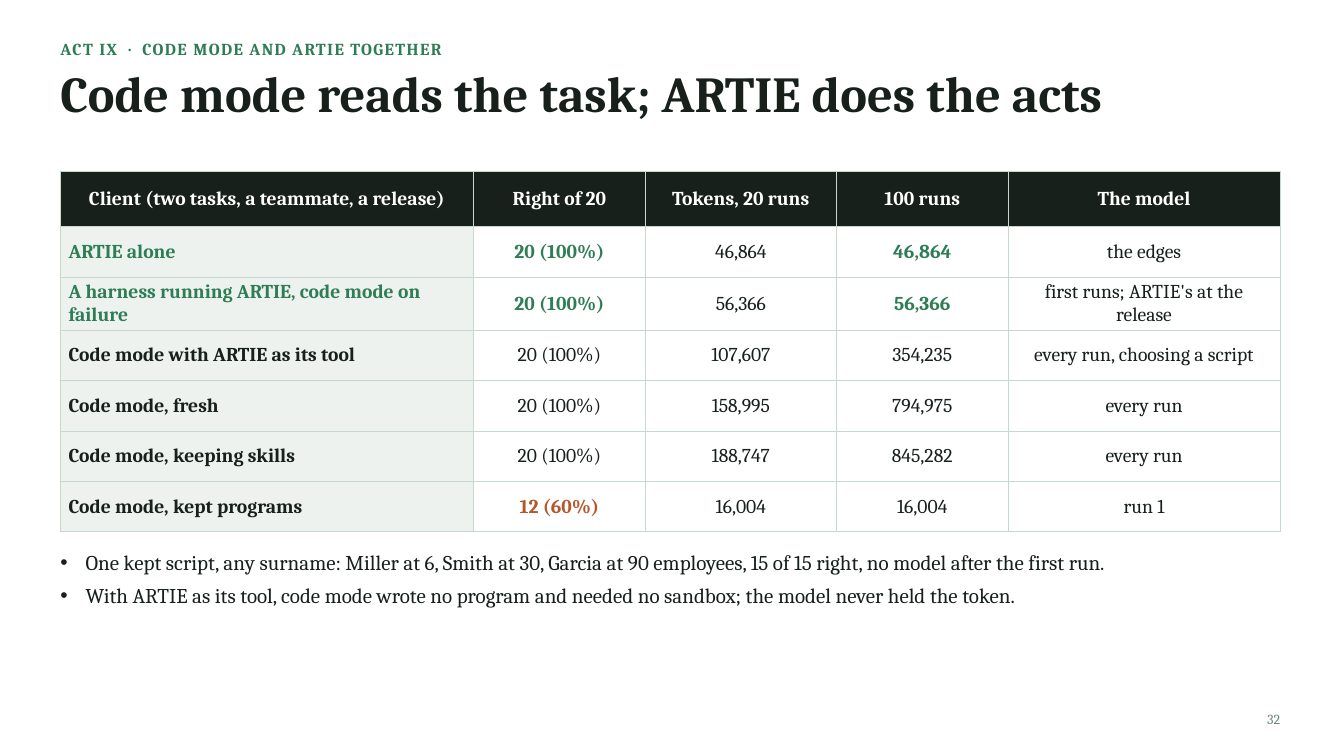
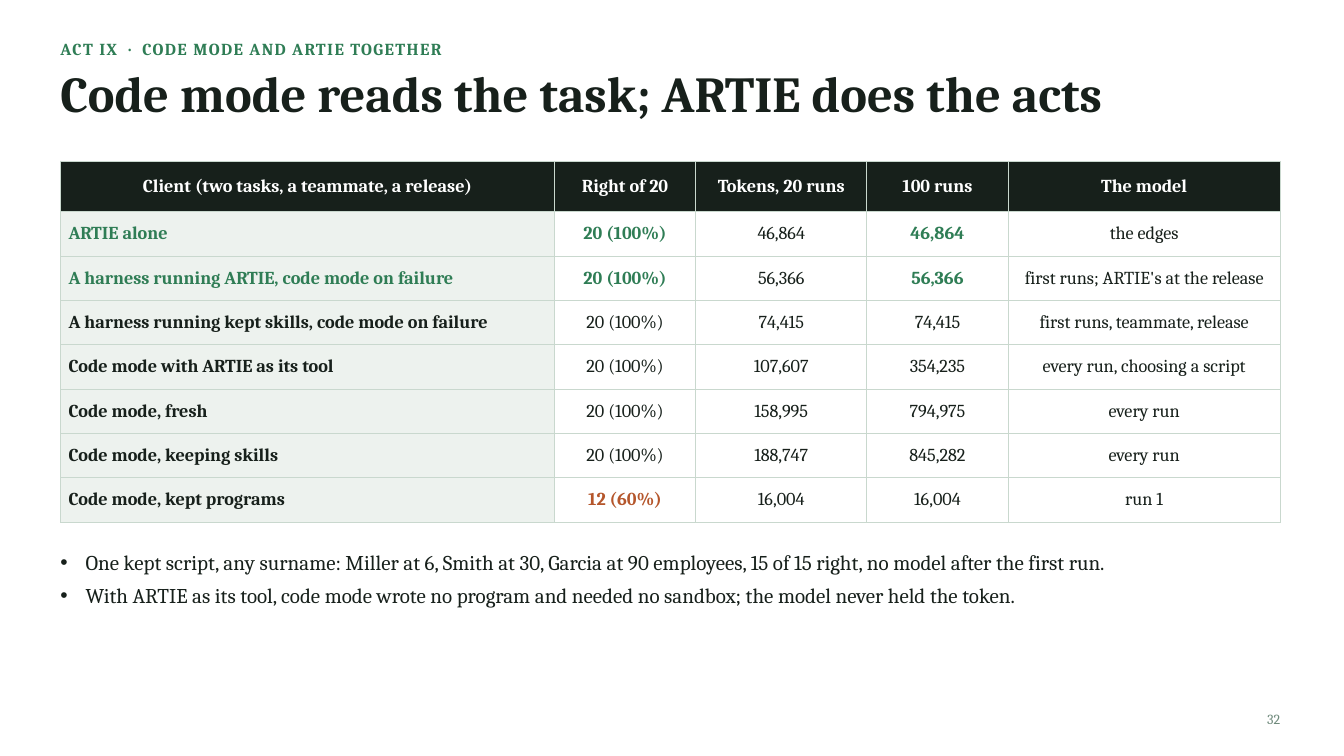
Before and after one commit to JogoShugh/heart-rise-artie, a slide deck: slide 32 of docs/decks/find-the-way-once/find-the-way-once.pptx. Drawn at 1344x756 pixels with LibreOffice and Linux fonts; fonts in the diff are those of the drawing. Boxes give left, top, right and bottom in pixels: in the first picture for what was removed or moved away, otherwise in the second. Text is boxed around its words. In the diff, an @@ line names an element or a change of style, - is before the commit and + after.

```diff
--- a/docs/decks/find-the-way-once/find-the-way-once.pptx
+++ b/docs/decks/find-the-way-once/find-the-way-once.pptx
@@ table at (60, 161, 1280, 513) @@
+row 4: A harness running kept skills, code mode on failure | 20 (100%) | 74,415 | 74,415 | first runs, teammate, release
@@ table: place and size @@
-table at (60, 171, 1280, 522)
+table at (60, 161, 1280, 513)
```
Also in this commit, not shown: 2 slides added, 27 other files.
